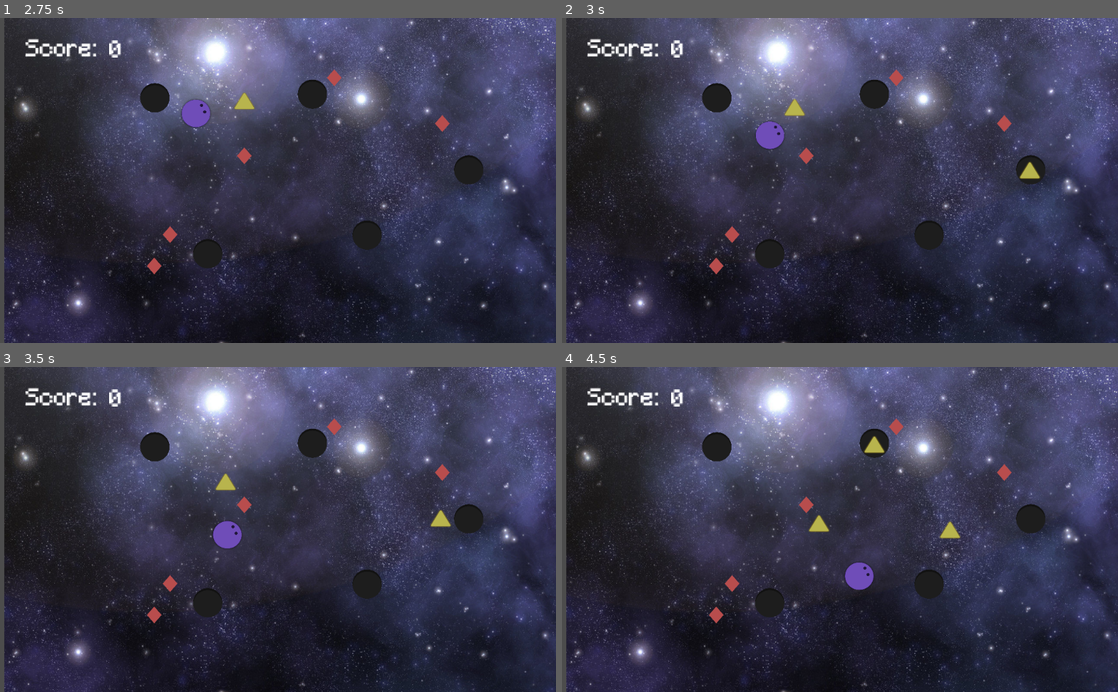
Above: before the commit, frames 1-4 (two rows, left to right).
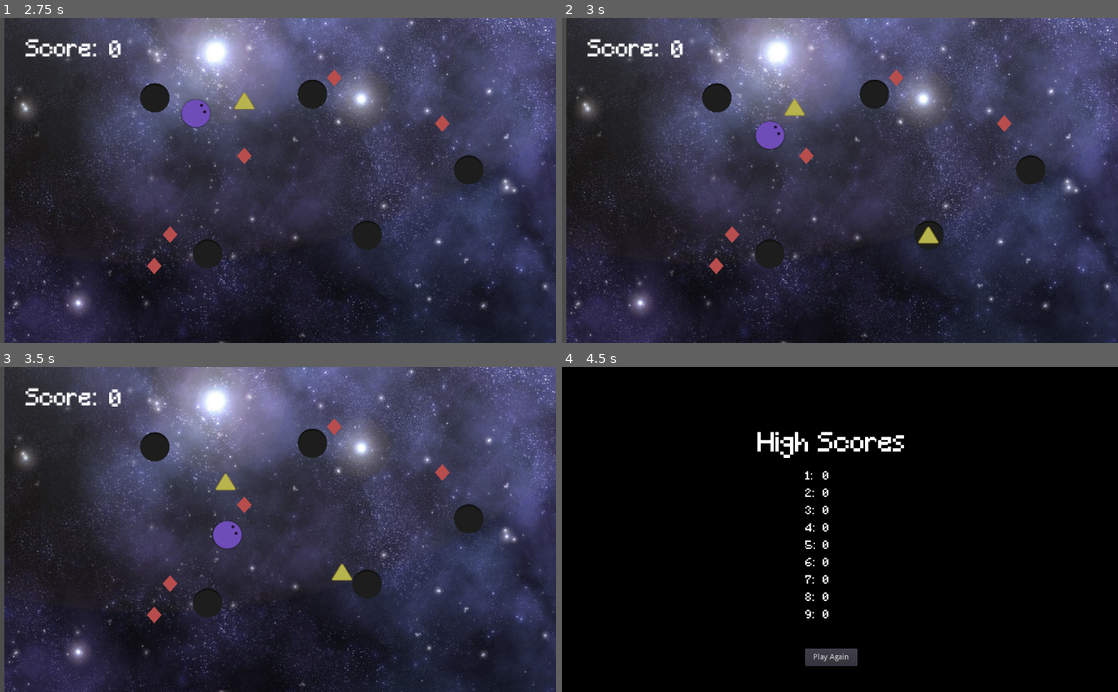
Above: after the commit, the same moments.

Repository: sennedjem/unq-ipv-minion1
Game: Godot game, scene res://scenes/Game.tscn
The game is run twice, just before and just after one commit, with the same random seed, the same clock (stepped at 60 frames per second) and the same inputs.
Inputs (mouse positions are in pixels of both pictures, inside the frame that each line leads up to):
- Up to frame 1 (2.75 s): tap Enter at 0.5 s; move the mouse to (400, 164) at 0.52 s; move the mouse to (166, 196) at 1.27 s; move the mouse to (333, 109) at 2.02 s
- Up to frame 2 (3 s): move the mouse to (812, 245) at 2.77 s
- Up to frame 3 (3.5 s): no input
- Up to frame 4 (4.5 s): move the mouse to (1006, 578) at 3.52 s; click (834, 633) at 4.25 s, where only the run after the commit has a clickable "High Scores"

Frame 1 is identical in both runs. In frame 2, 0.2% of the frame differs, in the area x 64-86%, y 44-70%; in frame 3, 0.2%; in frame 4, 98%, in the area x 0-100%, y 0-100%.

Commit message:
refactor

Diff:
--- a/scenes/Game.tscn
+++ b/scenes/Game.tscn
@@ -382,5 +382,7 @@
 [connection signal="timeout" from="RombitosTimer" to="." method="_on_Timer_timeout"]
 [connection signal="timeout" from="TriangulosTimer" to="." method="_on_TriangulosTimer_timeout"]
 [connection signal="pressed" from="GameOver/PlayAgainButton" to="." method="_on_Button_pressed"]
+[connection signal="pressed" from="GameOver/PlayAgainButton" to="." method="_on_PlayAgainButton_pressed"]
 [connection signal="pressed" from="GameOver/HighScoresButton" to="." method="_on_Button2_pressed"]
+[connection signal="pressed" from="GameOver/HighScoresButton" to="." method="_on_HighScoresButton_pressed"]
 [connection signal="pressed" from="HighScores/PlayAgainButton" to="." method="_on_PlayAgainButton_pressed"]
--- a/scripts/Game.gd
+++ b/scripts/Game.gd
@@ -9,9 +9,12 @@
 var triangulitos = []
 var randomizer = RandomNumberGenerator.new()
 var texture_agujero = preload("res://textures/Agujero.png")
-var maxQntyTriangulitos = 10
+var max_qnty_triangulitos = 10
 var score = 0
-var maxScores = [0,0,0,0,0,0,0,0,0,0]
+var max_scores = [0,0,0,0,0,0,0,0,0,0]
+var high_score_position_labels = []
+var high_score_position_text_labels = []
+
 
 func _process(delta):
 	for triangle in triangulitos:
@@ -19,13 +22,37 @@
 
 # Called when the node enters the scene tree for the first time.
 func _ready():
+	high_score_position_labels = [
+		$HighScores/FirstPosition,
+		$HighScores/SecondPosition,
+		$HighScores/ThirdPosition,
+		$HighScores/FourthPosition,
+		$HighScores/FifthPosition,
+		$HighScores/SixthPosition,
+		$HighScores/SeventhPosition,
+		$HighScores/EighthPosition,
+		$HighScores/NinthPosition,
+		$HighScores/TenthPosition
+	]
+	high_score_position_text_labels = [
+		$HighScores/FirstPosition/Score,
+		$HighScores/SecondPosition/Score,
+		$HighScores/ThirdPosition/Score,
+		$HighScores/FourthPosition/Score,
+		$HighScores/FifthPosition/Score,
+		$HighScores/SixthPosition/Score,
+		$HighScores/SeventhPosition/Score,
+		$HighScores/EighthPosition/Score,
+		$HighScores/NinthPosition/Score,
+		$HighScores/TenthPosition/Score
+	]
 	_initialize_game()
 
 func _get_position_vector():
-	var vectorResultado = _generate_random_vector()
-	while(_has_anyone_closer(vectorResultado)):
-		vectorResultado = _generate_random_vector()
-	return 	vectorResultado
+	var vector_result = _generate_random_vector()
+	while(_has_anyone_closer(vector_result)):
+		vector_result = _generate_random_vector()
+	return 	vector_result
 
 func _has_anyone_closer(vector):
 	var result = false
@@ -39,38 +66,34 @@
 	$Score/ScoreQuantity.text = str(score)
 
 func _instance_rombitos():
-	var position_rombito
 	for i in range(0, 5):
-		var rombitoCreado
-		rombitoCreado = rombito.instance()
-		position_rombito = _generate_random_vector()
-		rombitoCreado.set_position(position_rombito)
-		rombitoCreado.connect("body_entered",self,"_rombo_touched")
-		rombitos.insert(i,rombitoCreado)
-		add_child(rombitos[i])
+		_instance_generic(rombito.instance(),_generate_random_vector(),"rombitos",i,"_rombo_touched")
 
 func _instance_agujeros():
+	for i in range(0, 5):
+		_instance_generic(_instance_agujero(),_get_position_vector(),"agujeros",i,null)
+
+func _instance_triangle():
+	var agujero = _get_random_agujero()
+	_instance_generic(triangulito.instance(),agujero.position,"triangulitos",0,"_triangulo_touched")
+
+func _instance_agujero():
 	var scale_negro = Vector2(0.2,0.2)
-	var position_negro
-	for i in range(0, 5):
-		var agujero
-		agujero = Sprite.new()
-		position_negro = _get_position_vector()
-		agujero.set_position(position_negro)
-		agujero.z_index=-1
-		agujero.set_texture(texture_agujero)
-		agujero.set_scale(scale_negro)
-		agujeros.insert(i,agujero)
-		add_child(agujeros[i])
+	var agujero = Sprite.new()
+	agujero.z_index=-1
+	agujero.set_texture(texture_agujero)
+	agujero.set_scale(scale_negro)
+	return agujero
 
-func _instance_new_triangle():
-	var trianguloCreado = triangulito.instance()
-	var position_triangulo = _generate_random_vector()
-	var agujero = agujeros[round(randomizer.randf_range(0,4))]
-	trianguloCreado.set_position(agujero.position)
-	trianguloCreado.connect("body_entered",self,"_triangulo_touched")
-	triangulitos.insert(0,trianguloCreado)
-	add_child(triangulitos[0])
+func _instance_generic(instance,position,array_name,array_position,collition_function):
+	instance.set_position(position)
+	if(collition_function):
+		instance.connect("body_entered",self,collition_function)
+	self[array_name].insert(array_position,instance)
+	add_child(instance)
+
+func _get_random_agujero():
+	return agujeros[round(randomizer.randf_range(0,4))]
 
 func _on_Timer_timeout():
 	_instance_rombitos()
@@ -79,10 +102,10 @@
 	if(_full_triangles()):
 		_delete_older_triangle()
 	else:
-		_instance_new_triangle()
+		_instance_triangle()
 
 func _full_triangles():
-	return triangulitos.size()==maxQntyTriangulitos
+	return triangulitos.size()==max_qnty_triangulitos
 
 func _delete_older_triangle():
 	var triangulo_a_borrar = triangulitos.pop_back()
@@ -112,8 +135,8 @@
 	return false
 
 func _update_score():
-	maxScores.append(score)
-	maxScores.sort_custom(self,"sort_ascending")
+	max_scores.append(score)
+	max_scores.sort_custom(self,"sort_ascending")
 	score = 0
 	$Score/ScoreQuantity.text = str(score)
 
@@ -129,27 +152,28 @@
 	_update_score()
 	_show_game_over_screen()
 
-func _initialize_game():
+func _hide_high_score_screen():
 	$HighScores/HighScoreBackground.hide()
 	$HighScores/PlayAgainButton.hide()
+	$HighScores/HighScores.hide()
+	for high_score_position in high_score_position_labels:
+		high_score_position.hide()
+
+func _show_game_scene():
 	$GameBackground.show()
 	$Score.show()
 	$Violeta.show()
 	$Violeta.set_position(Vector2(0,0))
+
+func _hide_game_over_screen():
 	$GameOver/PlayAgainButton.hide()
 	$GameOver/GameOverBackground.hide()
 	$GameOver/HighScoresButton.hide()
-	$HighScores/HighScores.hide()
-	$HighScores/FirstPosition.hide()
-	$HighScores/SecondPosition.hide()
-	$HighScores/ThirdPosition.hide()
-	$HighScores/FourthPosition.hide()
-	$HighScores/FifthPosition.hide()
-	$HighScores/SixthPosition.hide()
-	$HighScores/SeventhPosition.hide()
-	$HighScores/EighthPosition.hide()
-	$HighScores/NinthPosition.hide()
-	$HighScores/TenthPosition.hide()
+
+func _initialize_game():
+	_hide_high_score_screen()
+	_show_game_scene()
+	_hide_game_over_screen()
 	_instance_agujeros()
 	_instance_rombitos()
 	$RombitosTimer.start()
@@ -159,38 +183,17 @@
 	if(body.name == "Violeta"):
 		_game_over()
 
-func _on_Button_pressed():
-	_ready()
-
-
-func _on_Button2_pressed():
-	$GameOver/PlayAgainButton.hide()
-	$GameOver/GameOverBackground.hide()
-	$GameOver/HighScoresButton.hide()
+func _show_high_score_screen():
 	$HighScores/HighScoreBackground.show()
 	$HighScores/PlayAgainButton.show()
 	$HighScores/HighScores.show()
-	$HighScores/FirstPosition/Score.text = str(maxScores[0])
-	$HighScores/FirstPosition.show()
-	$HighScores/SecondPosition/Score.text = str(maxScores[1])
-	$HighScores/SecondPosition.show()
-	$HighScores/ThirdPosition/Score.text = str(maxScores[2])
-	$HighScores/ThirdPosition.show()
-	$HighScores/FourthPosition/Score.text = str(maxScores[3])
-	$HighScores/FourthPosition.show()
-	$HighScores/FifthPosition/Score.text = str(maxScores[4])
-	$HighScores/FifthPosition.show()
-	$HighScores/SixthPosition/Score.text = str(maxScores[5])
-	$HighScores/SixthPosition.show()
-	$HighScores/SeventhPosition/Score.text = str(maxScores[6])
-	$HighScores/SeventhPosition.show()
-	$HighScores/EighthPosition/Score.text = str(maxScores[7])
-	$HighScores/EighthPosition.show()
-	$HighScores/NinthPosition/Score.text = str(maxScores[8])
-	$HighScores/NinthPosition.show()
-	$HighScores/TenthPosition/Score.text = str(maxScores[9])
-	$HighScores/TenthPosition.show()
-
+	for i in range(0, 9):
+		high_score_position_labels[i].show()
+		high_score_position_text_labels[i].text = str(max_scores[i])
 
 func _on_PlayAgainButton_pressed():
 	_ready()
+
+func _on_HighScoresButton_pressed():
+	_hide_game_over_screen()
+	_show_high_score_screen()
